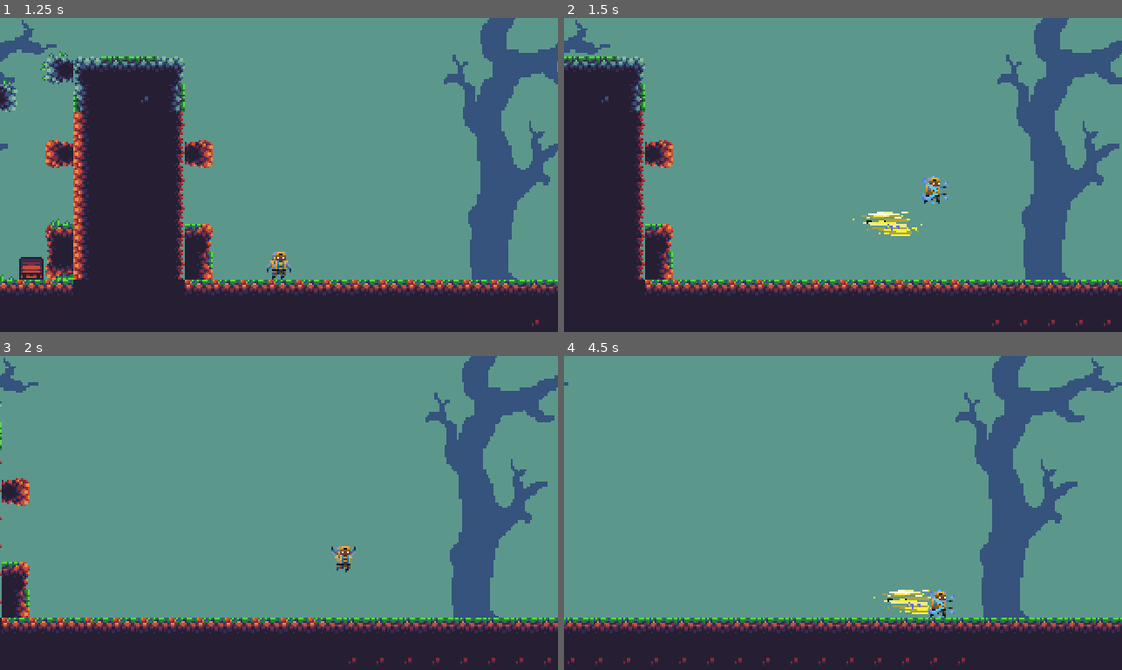
Above: before the commit, frames 1-4 (two rows, left to right).
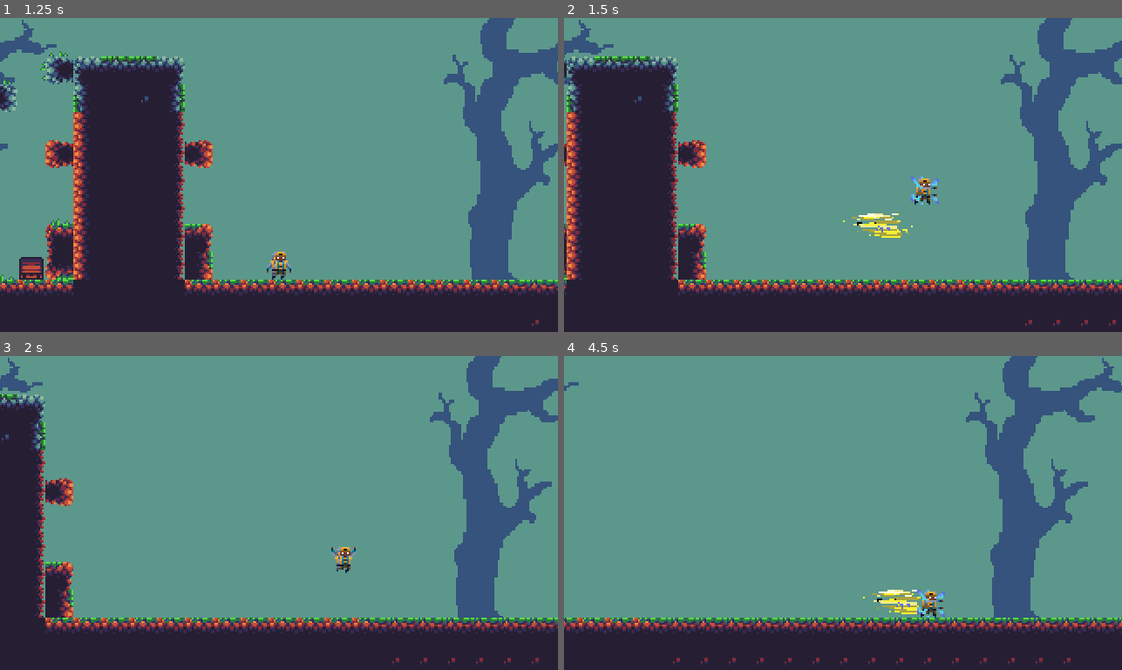
Above: after the commit, the same moments.

Repository: cmbailey87/8Bit4Ever
Game: Godot game, scene res://titlescreen.tscn
Same seed, same stepped clock (60 frames per second), same inputs: the game is played once before the commit and once after it. The engine's default icon, where the game draws it, is replaced by a stand-in: a white triangle on a blue panel in a dark square.
Inputs (mouse positions are in pixels of both pictures, inside the frame that each line leads up to):
- Up to frame 1 (1.25 s): click (279, 196) at 0.5 s
- Up to frame 2 (1.5 s): tap Enter (ui_accept) at 1.25 s; hold Right (ui_right) from 1.28 s (still down); tap D (ui_dash) at 1.35 s
- Up to frame 3 (2 s): keep holding Right (ui_right); tap Enter (ui_accept) at 1.52 s
- Up to frame 4 (4.5 s): tap D (ui_dash) every 0.75 s from 2.1 to 4.35 s; tap Enter (ui_accept) at 2.27, 3.77 s; release Right (ui_right) at 2.78 s; hold Left (ui_left) 2.78-3.53 s; hold Right (ui_right) from 3.53 s (still down)

Frame 1 is identical in both runs. In frame 2, 13% of the frame differs, in the area x 0-100%, y 0-99%; in frame 3, 12%; in frame 4, 8.7%.

Commit message:
modified the dash script on the character to not use as much code, slimmed it down some

Diff:
--- a/player.gd
+++ b/player.gd
@@ -6,12 +6,12 @@
 
 #how many pixels are convered duriung jump
 const jump_power = -250
-const double_jump_power = -300
+const double_jump_power = -250
 #rate of fall speed
 const gravity = 10
 
 #vari for dash controls
-var dash_speed = 200
+var dash_speed = 75
 var max_speed = 300
 var dasher = false
 
@@ -84,14 +84,14 @@
 				#dash animation play
 				$AnimatedSprite.play("fireshot")
 				is_attacking = true
-				self.position.x += 100
+				self.position.x += dash_speed
 				var dashv = dash.instance()
 				#Dash direction normal or flipped
-				if sign($Position2D2.position.x) == 1:
-					dashv.set_dash_direction(1)
-							#add fireball to scene
+#				if sign($Position2D2.position.x) == 1:
+#					dashv.set_dash_direction(1)
+#				#add fireball to scene
 				get_parent().add_child(dashv)
-				#set position
+#				#set position
 				dashv.position = $Position2D2.global_position
 
 
@@ -114,13 +114,14 @@
 				#dash animation play
 				$AnimatedSprite.play("fireshot")
 				is_attacking = true
-				self.position.x += -100
+				self.position.x += -dash_speed
 				var dashv = dash.instance()
 				#Dash direction of execution...not placement..to flip animation
 				#plays dash animation behind sprite in direction of execution
-				if sign($Position2D2.position.x) == 1:
-					dashv.set_dash_direction(-1)
+#				if sign($Position2D2.position.x) == 1:
+#					dashv.set_dash_direction(-1)
 							#add fireball to scene
+				dashv.set_dash_direction(-1)
 				get_parent().add_child(dashv)
 				#set position
 				dashv.position = $Position2D2.global_position
--- a/player1NEw.tscn
+++ b/player1NEw.tscn
@@ -55,7 +55,7 @@
 "frames": [ ExtResource( 14 ), ExtResource( 15 ), ExtResource( 16 ), ExtResource( 17 ) ],
 "loop": true,
 "name": "fireshot",
-"speed": 7.0
+"speed": 10.0
 }, {
 "frames": [ ExtResource( 18 ), ExtResource( 19 ), ExtResource( 20 ), ExtResource( 21 ) ],
 "loop": true,
@@ -74,7 +74,7 @@
 custom_solver_bias = 0.0
 extents = Vector2( 4.17297, 7.61052 )
 
-[node name="player" type="KinematicBody2D" index="0"]
+[node name="player" type="KinematicBody2D"]
 
 position = Vector2( 152.203, 68.2834 )
 z_index = 1
